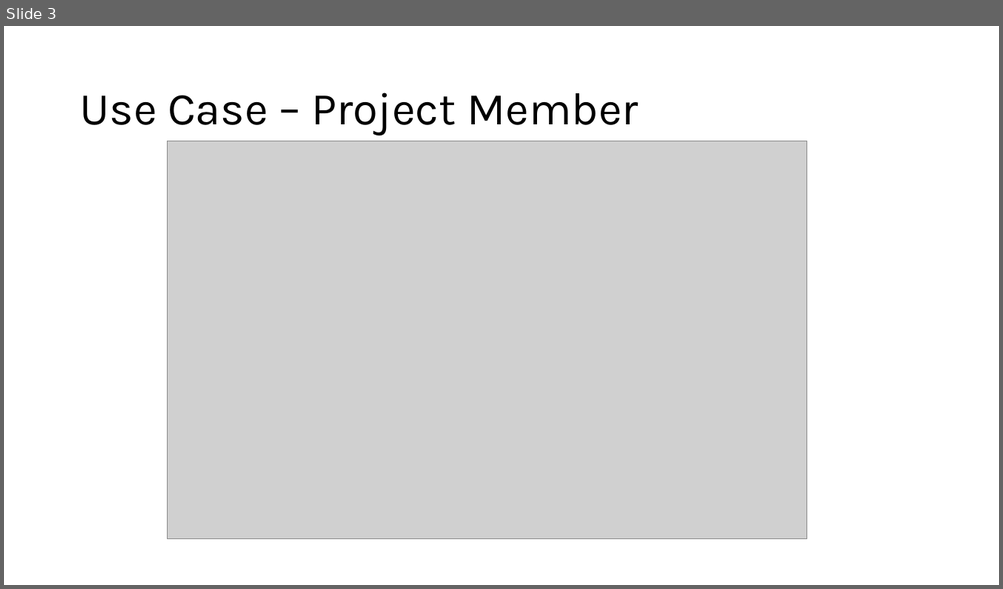
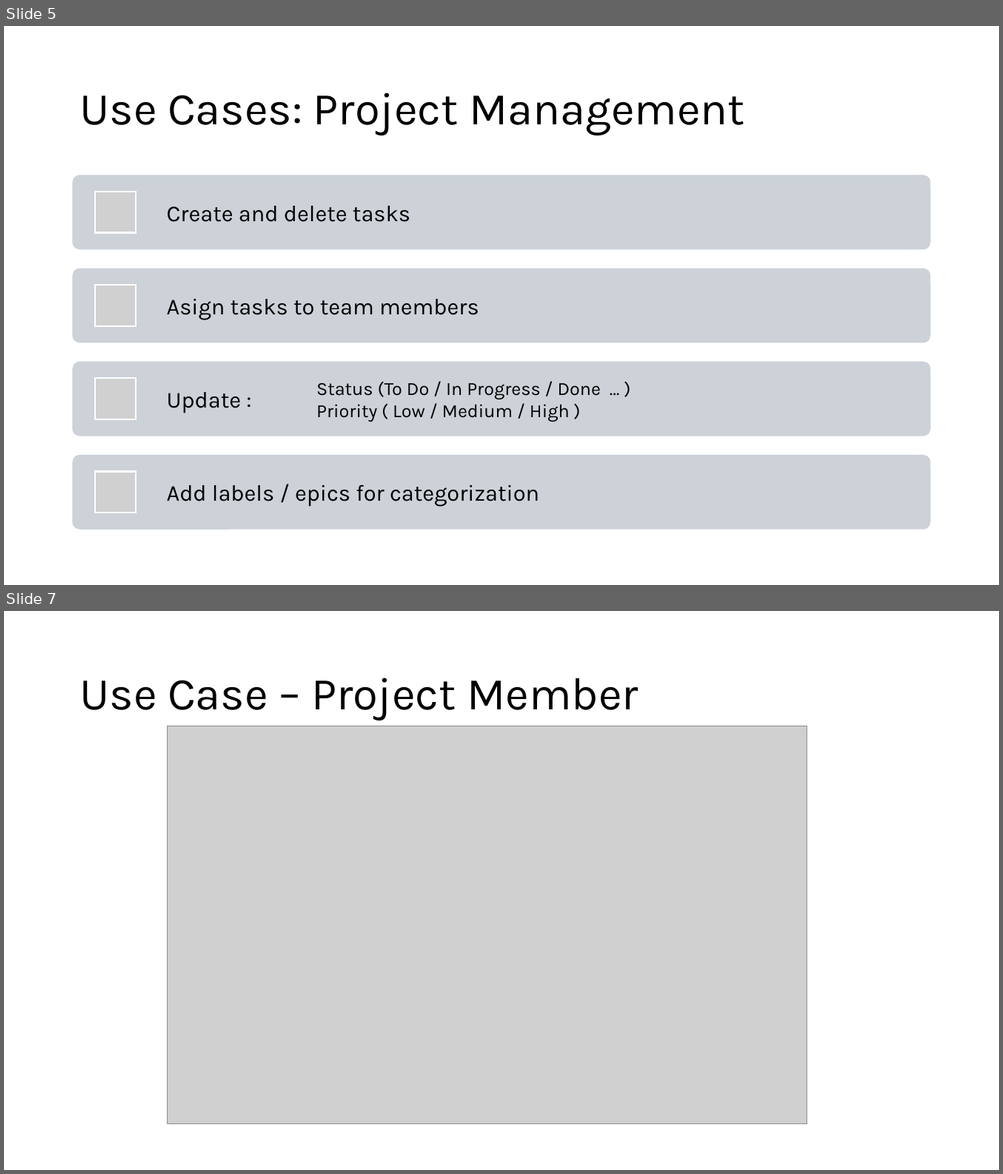
Before and after one commit to Avojvoda01/Mini-Jira---Web-Services-Project, a slide deck: Webservice – Mini Jira.pptx. Shown one above the other, each under a label of ours: slide 3 before the commit, slides 5 and 7 after it; the slides between them are not shown. The pictures are 1003x589 and 1003x1174 pixels, drawn with LibreOffice and Linux fonts; fonts in the diff are those of the drawing; grey boxes stand for pictures. Boxes give left, top, right and bottom in pixels: in the first picture for what was removed or moved away, otherwise in the second. Text is boxed around its words. In the diff, an @@ line names an element or a change of style, - is before the commit and + after.

```diff
--- a/Webservice – Mini Jira.pptx
+++ b/Webservice – Mini Jira.pptx
@@ slide 5 added at bbox=[4, 26, 999, 585], background #FFFFFF @@
@@ title added at bbox=[79, 93, 745, 136], 44 pt, text #000000 @@
+Use Cases: Project Management
@@ group added at bbox=[73, 175, 930, 530]: 5 texts, 4 rounded rectangles, 4 pictures @@
+Create and delete tasks
+Asign tasks to team members
+Update :
+Status (To Do / In Progress / Done … )
+Priority ( Low / Medium / High )
+Add labels / epics for categorization
@@ what was slide 3 is now slide 7 @@
```
Also in this commit, not shown: 8 slides changed, 3 other slides added, 1 slide removed, 1 other file.
